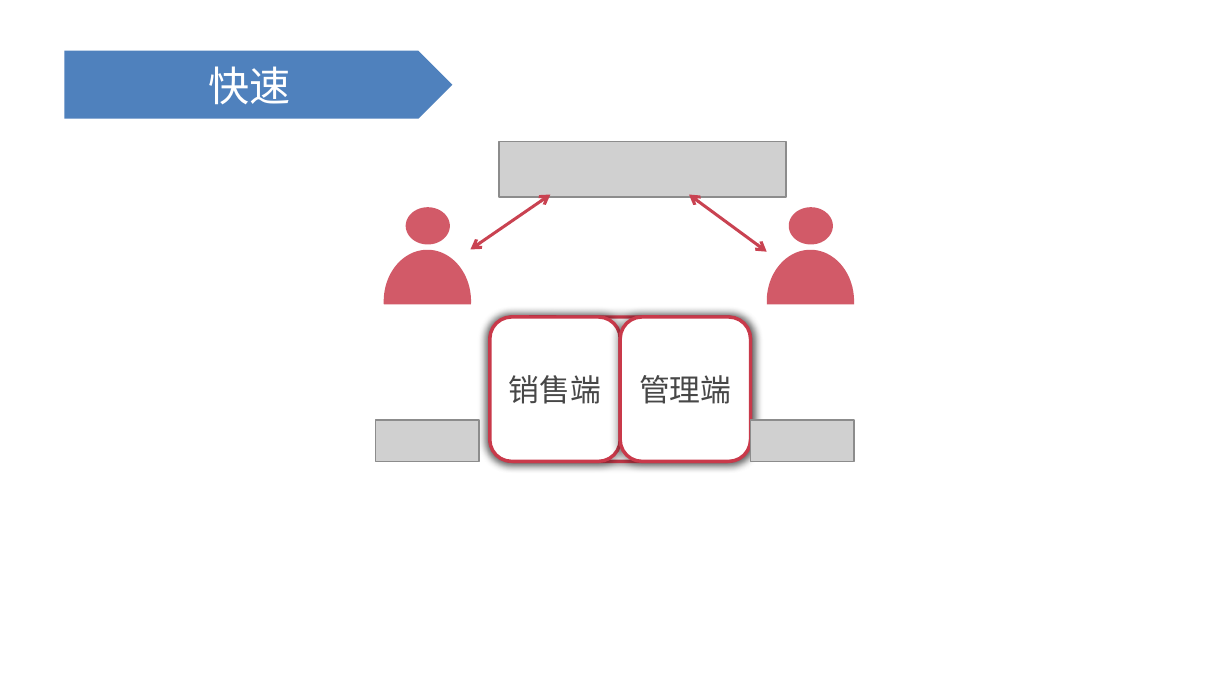
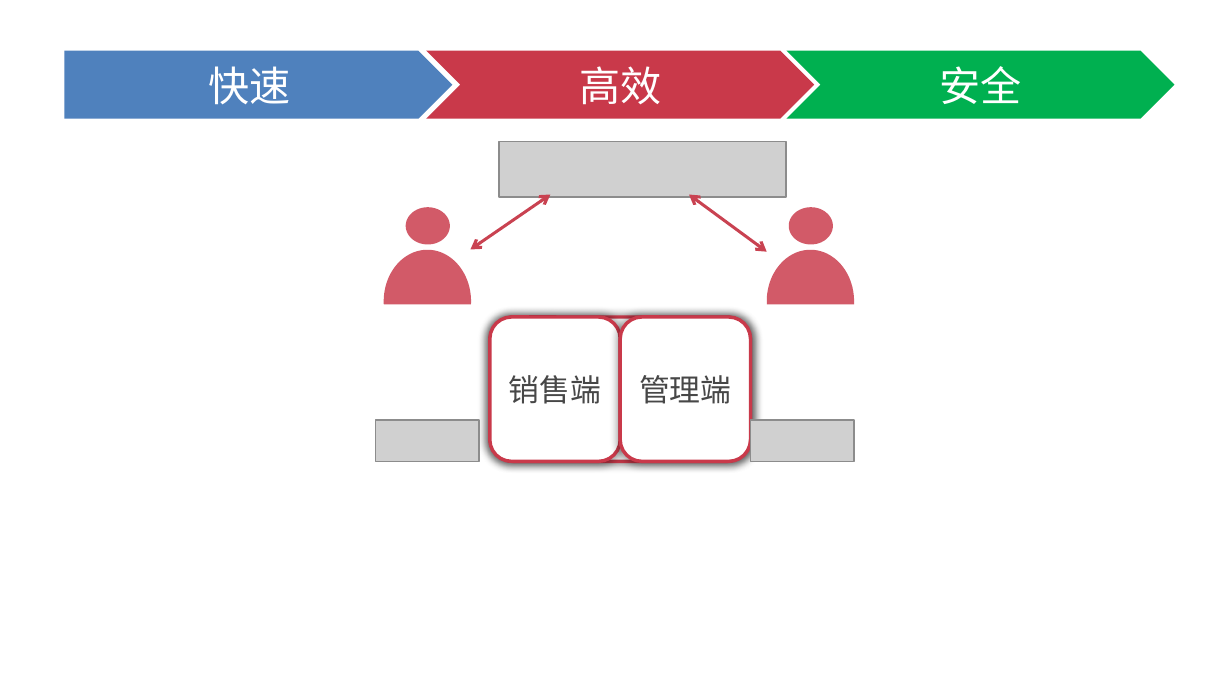
Before and after one commit to 1329555958/financial, a slide deck: slide 9 of 理财平台.pptx (slide 8 before the commit). Drawn at 1232x693 pixels with LibreOffice and Linux fonts; fonts in the diff are those of the drawing; grey boxes stand for pictures. Boxes give left, top, right and bottom in pixels: in the first picture for what was removed or moved away, otherwise in the second. Text is boxed around its words. In the diff, an @@ line names an element or a change of style, - is before the commit and + after.

```diff
--- a/理财平台.pptx
+++ b/理财平台.pptx
@@ chevron added at (x1=426, y1=51, x2=814, y2=118), fill #C9394A, 24 pt, text #FFFFFF @@
+高效
@@ chevron added at (x1=786, y1=51, x2=1174, y2=118), fill #00B050, 24 pt, text #FFFFFF @@
+安全
```
Also in this commit, not shown: 9 other slides changed, 21 slides added, 5 slides removed.
